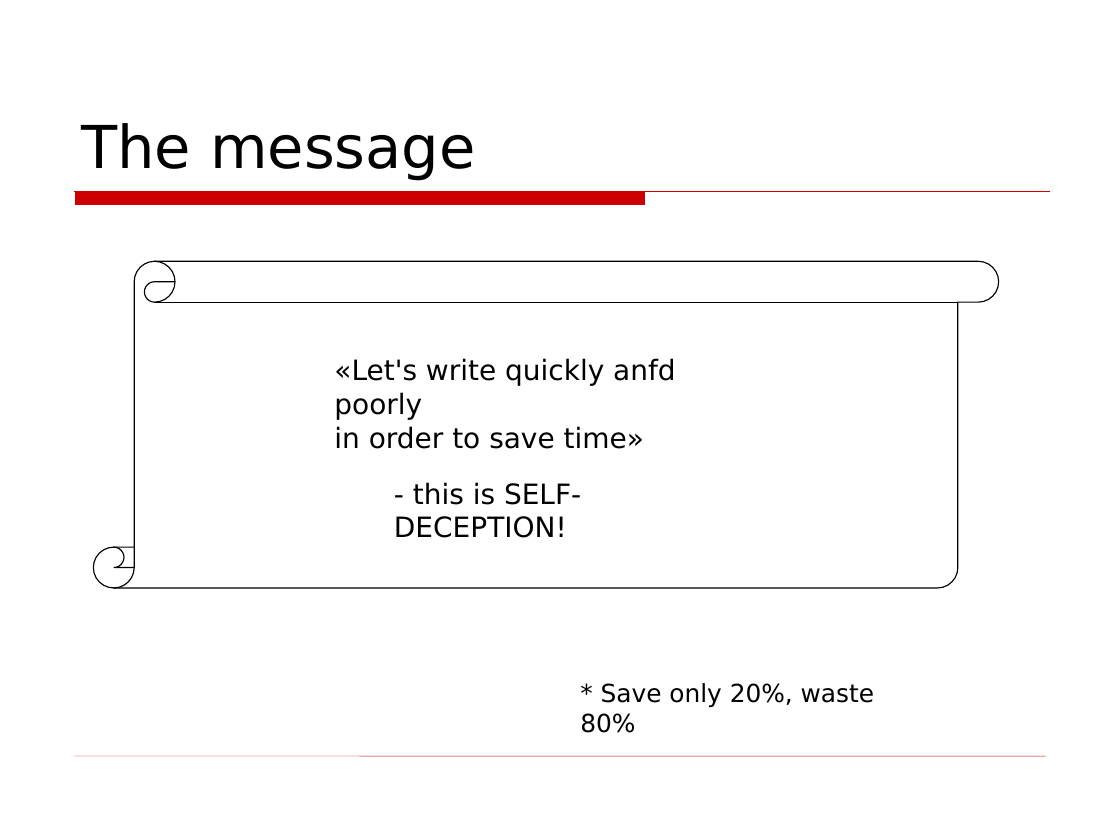
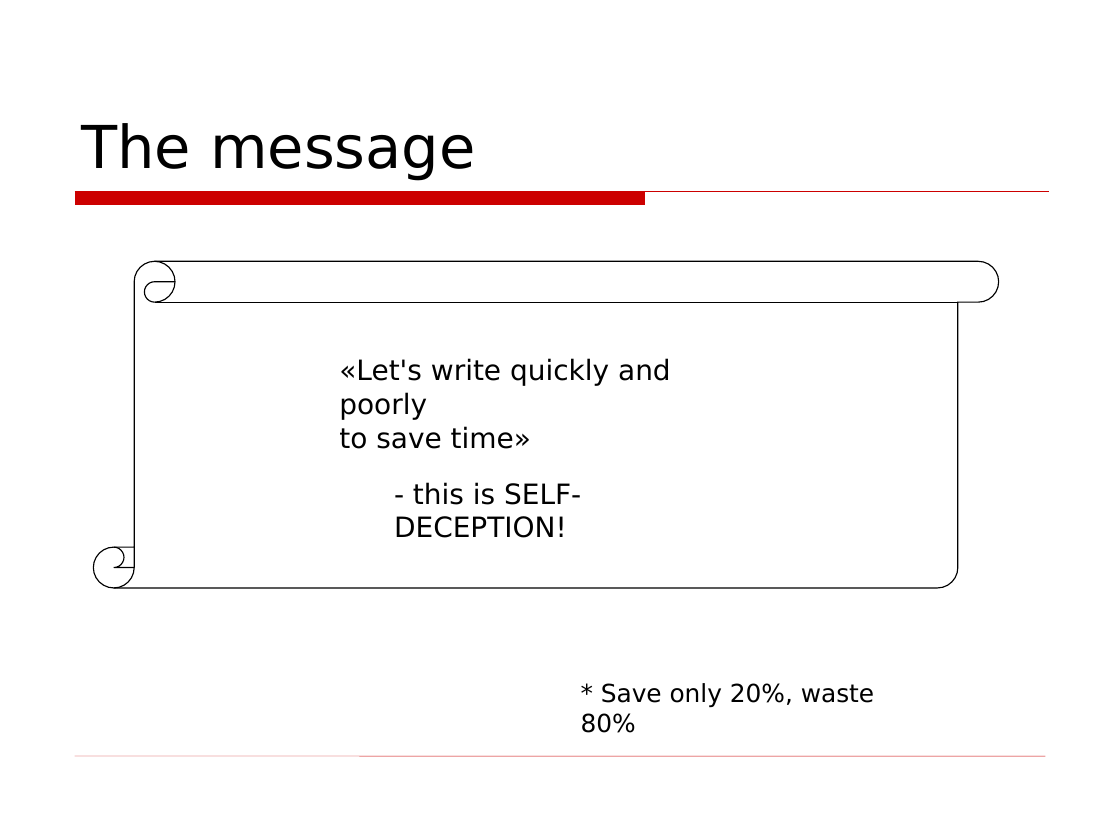
Before and after one commit to asolntsev/presentations, a slide deck: slide 27 of wtf-code/WTF_code.topconf.en.ppt (slide 29 before the commit). Drawn at 1120x840 pixels with LibreOffice and Linux fonts; fonts in the diff are those of the drawing; background and template pictures are left out. Boxes give left, top, right and bottom in pixels: in the first picture for what was removed or moved away, otherwise in the second. Text is boxed around its words. In the diff, an @@ line names an element or a change of style, - is before the commit and + after.

```diff
--- a/wtf-code/WTF_code.topconf.en.ppt
+++ b/wtf-code/WTF_code.topconf.en.ppt
@@ text at bbox=[339, 358, 671, 449]: text changed @@
-«Let's write quickly anfd poorly
-in order to save time»
+«Let's write quickly and poorly
+to save time»
```
Also in this commit, not shown: 9 other slides changed, 10 slides added, 12 slides removed.
